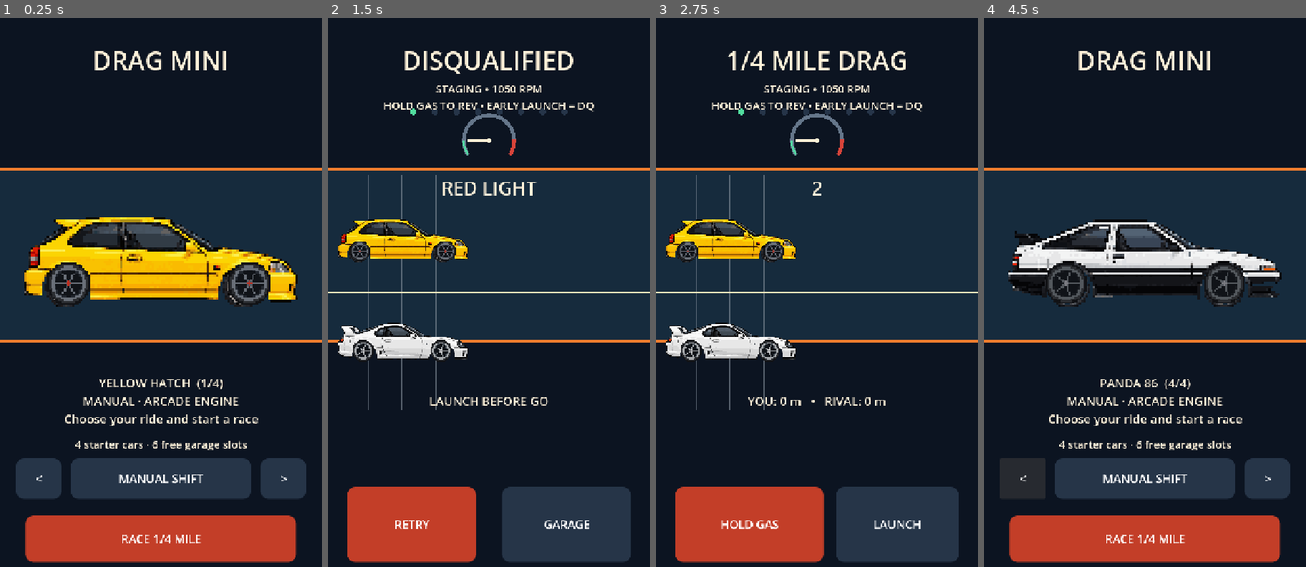
Above: before the commit, frames 1-4 (left to right).
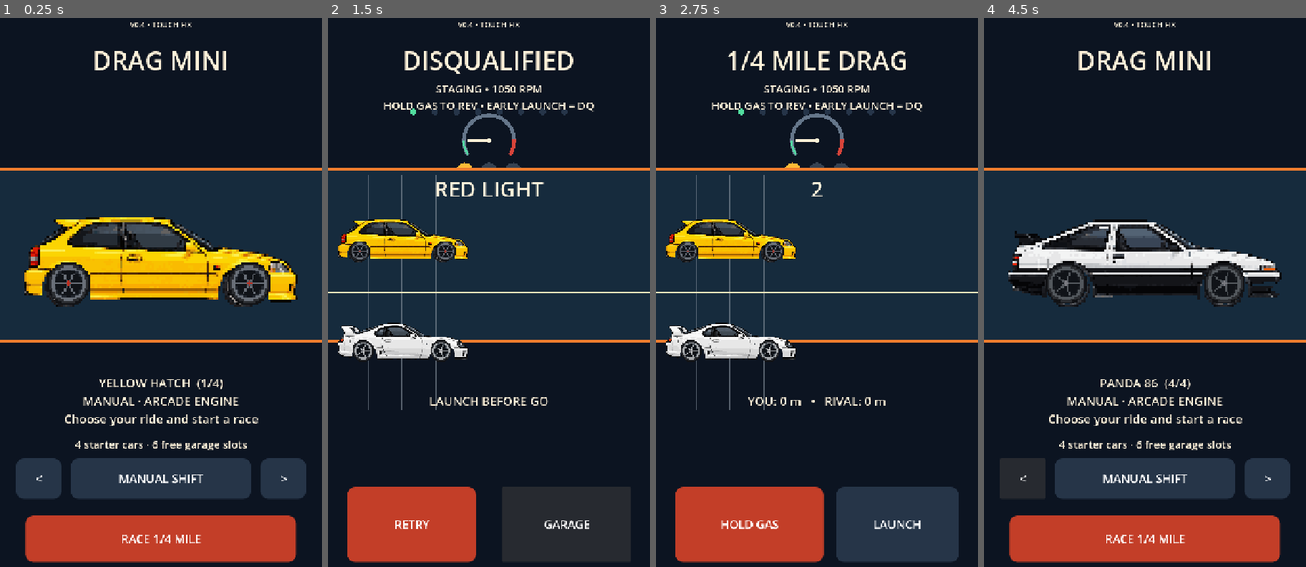
Above: after the commit, the same moments.

Repository: 1993velezpadilla-source/Drag-mini
Game: Godot game, scene res://scenes/main.tscn
Two runs of this game, one before a commit and one after it. Both use one fixed random seed, a clock stepped at 60 frames per second and the inputs below.
Inputs (mouse positions are in pixels of both pictures, inside the frame that each line leads up to):
- Up to frame 1 (0.25 s): no input
- Up to frame 2 (1.5 s): click "RACE 1/4 MILE" at 0.5 s; click (569, 523) at 1.25 s, where only the run before the commit has a clickable "LAUNCH"
- Up to frame 3 (2.75 s): click "RETRY" at 2 s
- Up to frame 4 (4.5 s): click (1225, 523) at 2.75 s, where only the run before the commit has a clickable "LAUNCH"; click "GARAGE" at 3.5 s; click "<" at 4.25 s

The runs differ from the first frame. In frame 1, less than 0.1% of the frame differs, in the area x 40-60%, y 0-2%; in frame 2, 0.7%, in the area x 33-94%, y 0-99%; in frame 3, 0.2%; in frame 4, less than 0.1%.

Commit message:
fix(Android): independent per-finger GAS+SHIFT, visible build marker and drag racing Christmas tree

Diff:
--- a/scripts/main.gd
+++ b/scripts/main.gd
@@ -27,6 +27,10 @@
 var elapsed := 0.0
 var finish_text := ""
 var throttle_held := false
+var gas_finger := -1
+var mouse_gas := false
+var start_light_color := Color("303a44")
+var build_label: Label
 var countdown := 0.0
 var false_start := false
 var launch_rpm := 1050.0
@@ -110,10 +114,11 @@
 
 func _make_ui() -> void:
     title_label = _label("DRAG MINI", 0.04, 0.14, 57)
+    build_label = _label("V0.4 • TOUCH FIX", 0.008, 0.048, 17)
     detail_label = _label("", 0.63, 0.74, 27)
     telemetry_label = _label("", 0.125, 0.185, 24)
     message_label = _label("", 0.72, 0.80, 24)
-    countdown_label = _label("", 0.275, 0.35, 42)
+    countdown_label = _label("", 0.275, 0.355, 48)
     countdown_label.visible = false
     prev_button = _button("<", 0.04, 0.78, 0.20, 0.86)
     next_button = _button(">", 0.80, 0.78, 0.96, 0.86)
@@ -125,15 +130,16 @@
         race_button.anchor_right = 0.56
     throttle_button = _button("HOLD GAS", 0.05, 0.83, 0.53, 0.97, true)
     shift_button = _button("SHIFT +", 0.55, 0.83, 0.95, 0.97)
+    # A GUI Button uses mouse emulation, losing held GAS on second touch.
+    # UI remains decorative; the per-finger touch router below is authoritative.
+    throttle_button.mouse_filter = Control.MOUSE_FILTER_IGNORE
+    shift_button.mouse_filter = Control.MOUSE_FILTER_IGNORE
     retry_button = _button("RETRY", 0.05, 0.83, 0.47, 0.97, true)
     garage_button = _button("GARAGE", 0.53, 0.83, 0.95, 0.97)
     prev_button.pressed.connect(func(): _select_car(-1))
     next_button.pressed.connect(func(): _select_car(1))
     mode_button.pressed.connect(_toggle_mode)
     race_button.pressed.connect(_start_race)
-    throttle_button.button_down.connect(_on_gas_down)
-    throttle_button.button_up.connect(func(): throttle_held = false)
-    shift_button.pressed.connect(_player_shift)
     retry_button.pressed.connect(_start_race)
     garage_button.pressed.connect(_show_garage)
     wallpaper_button.pressed.connect(_request_wallpaper)
@@ -141,6 +147,8 @@
 func _show_garage() -> void:
     screen = "garage"
     throttle_held = false
+    gas_finger = -1
+    mouse_gas = false
     title_label.text = "DRAG MINI"
     title_label.visible = true
     telemetry_label.visible = false
@@ -184,6 +192,8 @@
     elapsed = 0.0
     finish_text = ""
     throttle_held = false
+    gas_finger = -1
+    mouse_gas = false
     false_start = false
     launch_rpm = 1050.0
     countdown = 3.0
@@ -205,6 +215,47 @@
     _update_hud()
     queue_redraw()
 
+func _input(event: InputEvent) -> void:
+    # Two real Android fingers: finger A holds GAS while finger B taps SHIFT.
+    if screen != "race" or false_start:
+        return
+    if event is InputEventScreenTouch:
+        var touch := event as InputEventScreenTouch
+        _route_touch(touch.index, touch.position, touch.pressed)
+        get_viewport().set_input_as_handled()
+    elif event is InputEventMouseButton:
+        var mouse := event as InputEventMouseButton
+        if mouse.button_index == MOUSE_BUTTON_LEFT:
+            _route_mouse(mouse.position, mouse.pressed)
+
+func _route_touch(finger: int, position: Vector2, pressed: bool) -> void:
+    if pressed:
+        if throttle_button.visible and throttle_button.get_global_rect().has_point(position):
+            if gas_finger == -1:
+                gas_finger = finger
+                _on_gas_down()
+        elif shift_button.visible and shift_button.get_global_rect().has_point(position):
+            _player_shift()
+    elif finger == gas_finger:
+        gas_finger = -1
+        throttle_held = mouse_gas
+    _refresh_pedal_color()
+
+func _route_mouse(position: Vector2, pressed: bool) -> void:
+    if pressed and throttle_button.visible and throttle_button.get_global_rect().has_point(position):
+        mouse_gas = true
+        _on_gas_down()
+    elif not pressed and mouse_gas:
+        mouse_gas = false
+        throttle_held = gas_finger != -1
+    elif pressed and shift_button.visible and shift_button.get_global_rect().has_point(position):
+        _player_shift()
+    _refresh_pedal_color()
+
+func _refresh_pedal_color() -> void:
+    if is_instance_valid(throttle_button):
+        throttle_button.modulate = Color("ffddaf") if throttle_held else Color.WHITE
+
 func _on_gas_down() -> void:
     if screen != "race" or false_start:
         return
@@ -235,6 +286,8 @@
 func _false_start() -> void:
     false_start = true
     throttle_held = false
+    gas_finger = -1
+    mouse_gas = false
     title_label.text = "DISQUALIFIED"
     countdown_label.text = "RED LIGHT"
     detail_label.text = "LAUNCH BEFORE GO"
@@ -345,6 +398,7 @@
     draw_rect(Rect2(Vector2.ZERO, sz), Color("0c1421"))
     if screen == "race":
         _draw_rpm_meter(sz)
+        _draw_race_lights(sz)
     draw_rect(Rect2(0, sz.y * 0.28, sz.x, sz.y * 0.30), Color("162b3d"))
     draw_line(Vector2(0, sz.y * 0.28), Vector2(sz.x, sz.y * 0.28), Color("ef7d2e"), 4)
     draw_line(Vector2(0, sz.y * 0.58), Vector2(sz.x, sz.y * 0.58), Color("ef7d2e"), 4)
@@ -383,6 +437,20 @@
             child.visible = false
     queue_redraw()
 
+func _draw_race_lights(sz: Vector2) -> void:
+    # Racing Christmas tree: persistent, readable on the phone.
+    var x: float = sz.x * 0.50
+    var top: float = sz.y * 0.283
+    var r: float = minf(sz.x * 0.025, 18.0)
+    for i in range(3):
+        var is_on: bool = countdown > 0.0 and countdown <= 3.0 - float(i)
+        draw_circle(Vector2(x + (float(i) - 1.0) * (r * 3.0), top), r,
+            Color("ffbb36") if is_on else Color("374251"))
+    draw_circle(Vector2(x, top + r * 2.6), r,
+        Color("4fe28b") if countdown <= 0.0 and not false_start else Color("263e35"))
+    if false_start:
+        draw_circle(Vector2(x, top + r * 2.6), r, Color("ff3636"))
+
 func _draw_rpm_meter(sz: Vector2) -> void:
     var c := Vector2(sz.x * 0.50, sz.y * 0.23)
     var rad: float = minf(sz.x * 0.14, sz.y * 0.044)
